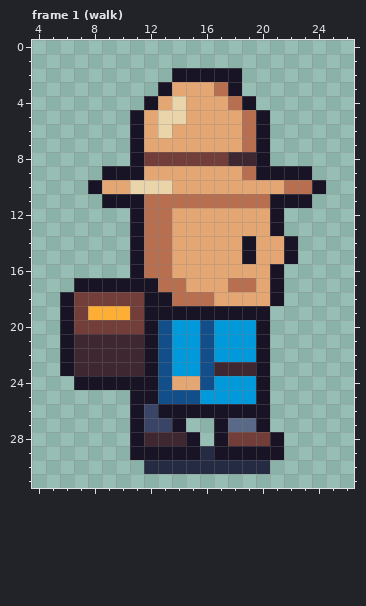
One commit to this pixel-art file: src/char-wanderer.aseprite. Above, as it was before the edit.
32x32 pixels, 4 frames. Shown: frame 1 (walk): x 4..26, y 0..31. The commit also changed other frames, which this record leaves out.
And afterwards:
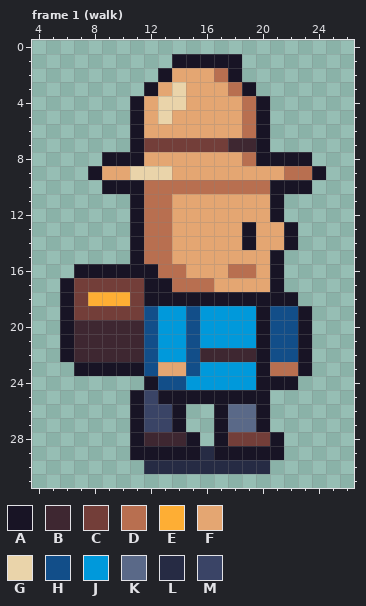
Palette (. is transparent): A #181425  B #3e2731  C #733e39  D #b86f50  E #feae34  F #e4a672  G #ead4aa  H #124e89  J #0099db  K #5a6988  L #262b44  M #3a4466
Edits made:
layer "arm_back" added
Frame 1 (walk):
The edit adds colour A in row 1 at x 14 to 18; in row 2 at x 13; in row 3 at x 12 and 19; in row 4 at x 11 and 20; in row 8 at x 9 to 10 and 21 to 23; in row 9 at x 8 and 24.
The edit adds colour A in row 13 at x 22; in row 16 at x 7 to 10; in row 17 at x 6; in row 18 at x 22; in rows 19 to 23 at x 23; in row 24 at x 21 to 22.
Colour B gives way to colour A in row 23 at x 7 to 11.
Colour D gives way to colour A in row 10 at x 22 to 23; in row 16 at x 12; in row 17 at x 13; in row 18 at x 14 to 16.
Colour F gives way to colour A in row 10 at x 9 to 10 and 21; in row 13 at x 19; in row 15 at x 21; in row 18 at x 17 to 20.
Colour G gives way to colour A in row 10 at x 11.
Colour H gives way to colour A in row 25 at x 13 to 15.
Colour J gives way to colour A in row 25 at x 16 to 19.
Colour C gives way to colour B in row 20 at x 7 to 11.
Colour D gives way to colour B in row 7 at x 19.
Colour F gives way to colour B in row 7 at x 18.
Colour H gives way to colour B in row 22 at x 16.
Colour J gives way to colour B in row 22 at x 17 to 19.
Colour A gives way to colour C in row 17 at x 7 to 11.
Colour E gives way to colour C in row 19 at x 8 to 10.
Colour F gives way to colour C in row 7 at x 12 to 17.
The edit adds colour D in row 23 at x 21 to 22.
Colour A gives way to colour D in row 2 at x 17; in row 3 at x 18; in row 4 at x 19; in row 9 at x 22 to 23.
Colour B gives way to colour D in row 8 at x 19.
Colour F gives way to colour D in row 10 at x 14 to 20; in row 16 at x 14 and 18 to 19; in row 17 at x 15 to 16.
Colour G gives way to colour D in row 10 at x 12 to 13.
Colour C gives way to colour E in row 18 at x 8 to 10.
Colour A gives way to colour F in row 2 at x 14 to 16; in row 3 at x 13; in row 4 at x 12; in row 9 at x 9 to 10 and 20 to 21; in row 13 at x 21; in row 15 at x 19.
Colour B gives way to colour F in row 8 at x 18.
Colour C gives way to colour F in row 8 at x 12 to 17.
Colour D gives way to colour F in row 3 at x 17; in row 4 at x 18; in row 9 at x 19; in row 11 at x 14 to 20; in row 17 at x 18 to 19.
Colour G gives way to colour F in row 5 at x 14; in row 6 at x 13.
Colour H gives way to colour F in row 23 at x 13.
Colour J gives way to colour F in row 23 at x 14.
Colour A gives way to colour G in row 9 at x 11.
Colour F gives way to colour G in row 3 at x 14; in row 4 at x 13; in row 9 at x 12 to 13.
The edit adds colour H in rows 19 to 22 at x 21 to 22.
Colour A gives way to colour H in row 19 at x 12 and 15; in rows 20 to 23 at x 12.
Colour F gives way to colour H in row 24 at x 14.
Colour J gives way to colour H in rows 20 to 23 at x 15.
Colour A gives way to colour J in row 19 at x 13 to 14 and 16 to 19.
Colour B gives way to colour J in row 23 at x 17 to 19.
Colour F gives way to colour J in row 24 at x 15.
Colour H gives way to colour J in rows 20 to 21 at x 13 and 16; in row 22 at x 13; in rows 23 to 24 at x 16.
Colour A gives way to colour K in row 26 at x 18 to 19.
Colour A gives way to colour M in row 25 at x 12; in row 26 at x 13.
Colour A is gone in row 10 at x 8 and 24; in row 11 at x 9 to 10 and 22 to 23; in row 15 at x 22; in row 23 at x 6; in row 24 at x 7 to 11; in row 26 at x 15 to 16.
Changed places in both pictures, as pixel boxes (x1, y1, x2, y2):
changed: (60, 54, 326, 418)
